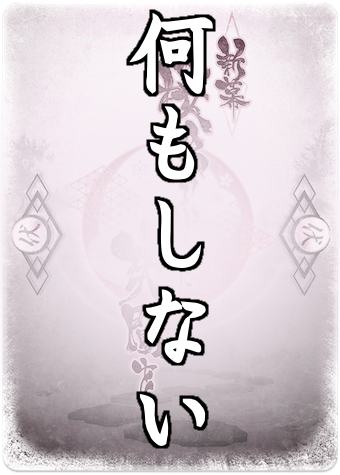
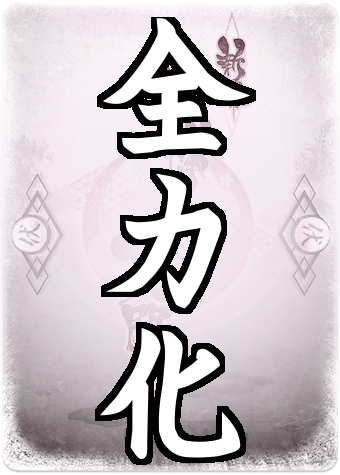
Comparing the layer stacks of the two (340, 475) images. Changes:
added layer "全力化 #1" above "全力化" over left=100, top=18, right=251, bottom=460
added layer "全力化" above "題名" over left=95, top=17, right=256, bottom=465
hid "何 ... #1" over left=129, top=12, right=213, bottom=446
hid "何 ..." over left=126, top=9, right=216, bottom=449
